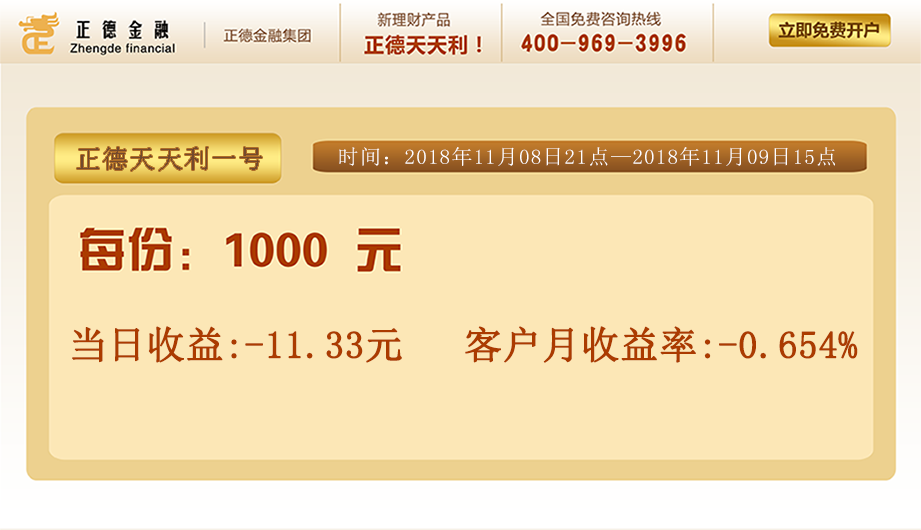
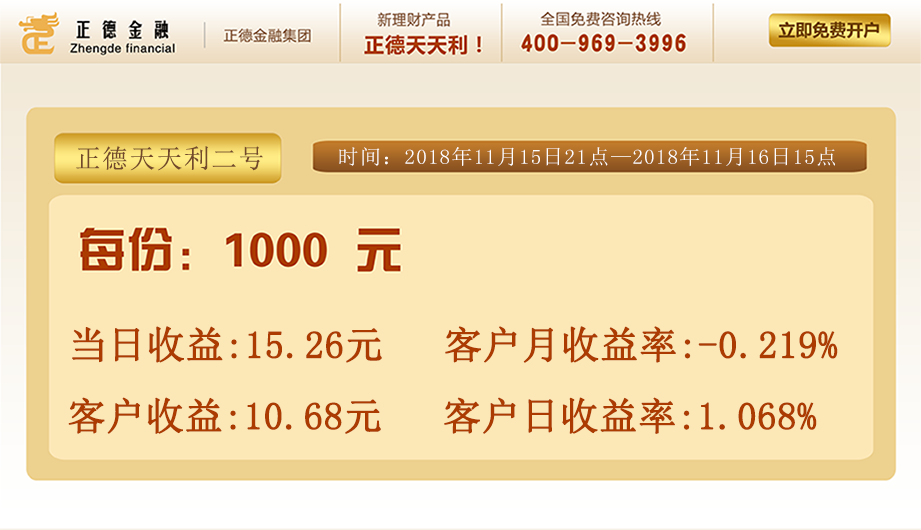
The second 921 × 530 image is a revision of the first. Changes to its layers:
hid "正德天天利一号" (1st of 2, in "组 3 副本") over left=77, top=147, right=262, bottom=171
showed "正德天天利二号" (1st of 2, in "组 3 副本") over left=76, top=146, right=263, bottom=171
renamed "当日收益:-11.33元 客户月收益率:-0.654%" to "当日收益:15.26元 客户月收益率:-0.219%", painted on it over left=245, top=326, right=858, bottom=363
renamed "客户收益:9.18元 客户日收益率:0.918%" to "客户收益:10.68元 客户日收益率:1.068%", showed it, painted on it over left=68, top=397, right=817, bottom=434
renamed "时间：2018年11月08日21点—2018年11月09日15点" to "时间：2018年11月15日21点—2018年11月16日15点", painted on it over left=520, top=149, right=768, bottom=164
